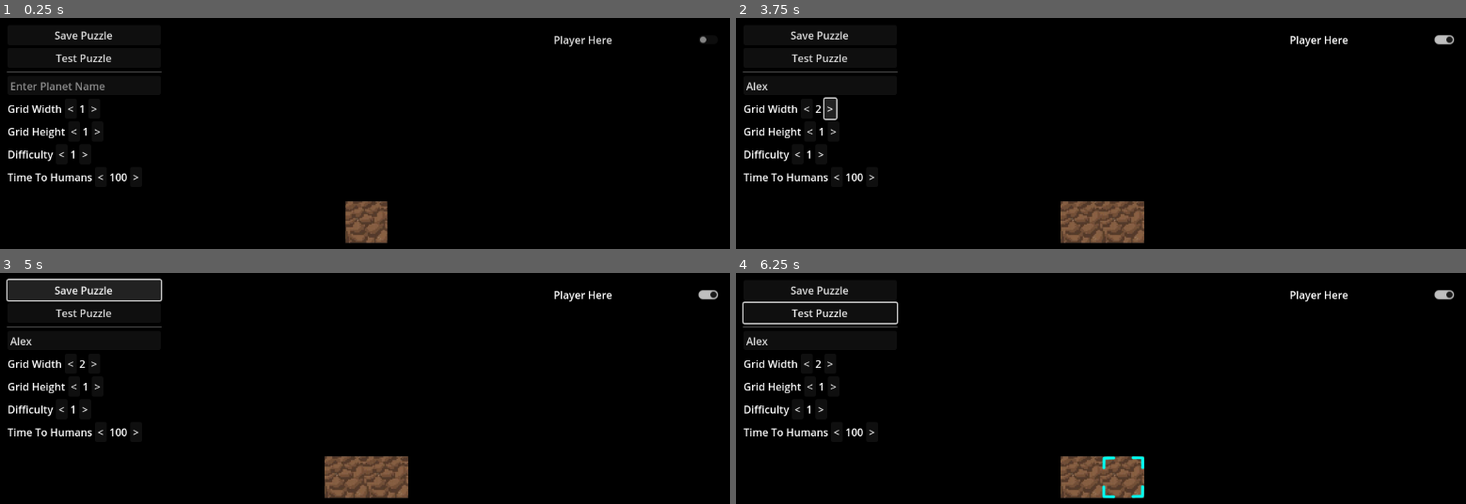
Above: before the commit, frames 1-4 (two rows, left to right).
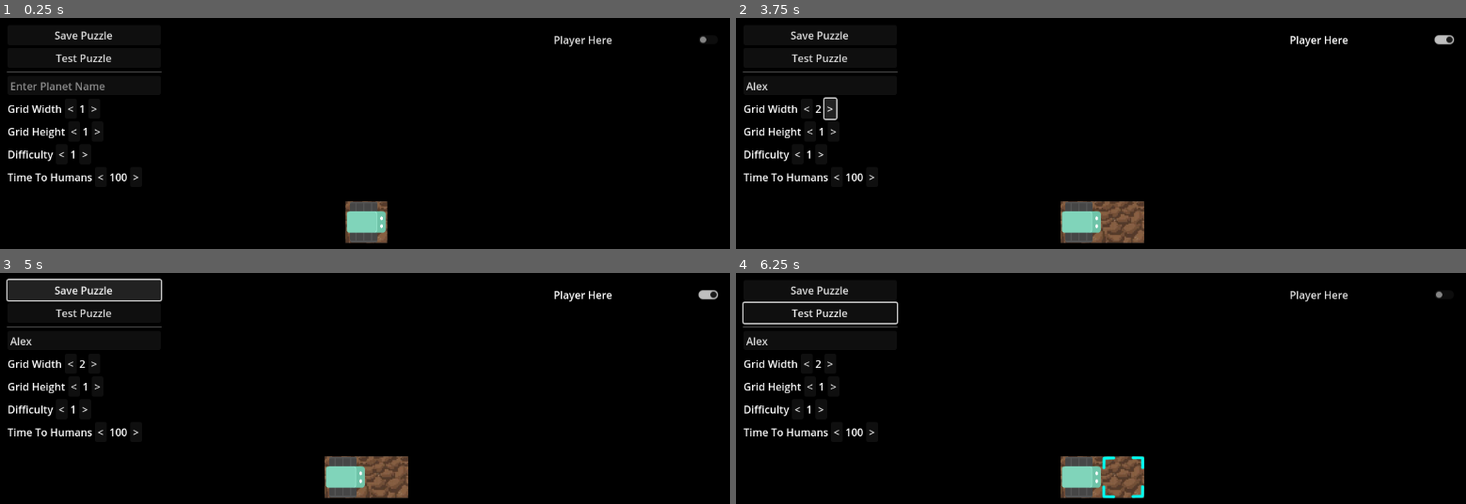
Above: after the commit, the same moments.

Repository: bardunbar/galway-game-jam-23
Game: Godot game, scene res://screens/puzzle_editor/puzzle_editor.tscn
Same seed, same stepped clock (60 frames per second), same inputs: the game is played once before the commit and once after it. This scene is started directly instead of the project's main scene.
Inputs (mouse positions are in pixels of both pictures, inside the frame that each line leads up to):
- Up to frame 1 (0.25 s): no input
- Up to frame 2 (3.75 s): click (823, 84) at 0.52 s; type "Alex" at 0.6 s; click "Player Here" at 1.25 s; click "Test Puzzle" at 2 s; click "<" at 2.75 s; click ">" at 3.5 s
- Up to frame 3 (5 s): click "Save Puzzle" at 4.25 s
- Up to frame 4 (6.25 s): move the mouse to (1079, 476) at 5.02 s; hold Right (move_right) 5.03-5.78 s; tap Ctrl (Action_2) at 5.1 s; click (1079, 476) at 5.17 s; move the mouse to (1122, 476) at 5.77 s; hold Down (move_down) from 5.78 s (still down); click (1122, 476) at 5.85 s

The runs differ from the first frame. In frame 1, 0.8% of the frame differs, in the area x 47-53%, y 79-98%; in frame 2, 0.8%; in frame 3, 0.8%; in frame 4, 0.9%, in the area x 44-99%, y 7-98%.
Error after the commit: Invalid access to property or key 'grid_position' on a base object of type 'Nil'. (res://screens/puzzle_editor/puzzle_editor.gd:76)

Commit message:
adding player location in editor

Diff:
--- a/project/screens/puzzle_editor/puzzle_editor.gd
+++ b/project/screens/puzzle_editor/puzzle_editor.gd
@@ -5,13 +5,18 @@
 @onready var grid:Grid = $Grid
 @onready var interface_layer: CanvasLayer = %InterfaceLayer
 @onready var camera:GameCamera = $Camera2D
+@onready var tile_options_container:VBoxContainer = $InterfaceLayer/TileOptionsContainer
+@onready var tile_options_grid:GridContainer = $InterfaceLayer/TileOptionsContainer/TileGrid
+@onready var player_sprite:Sprite2D = $PlayerLocation
+@onready var is_player_toggle:CheckButton = $InterfaceLayer/TileOptionsContainer/IsPlayer
 
 var planet_name: String = "Planet X"
 var grid_width: int = 1
 var grid_height: int = 1
 var difficulty: int = 1
 var time_until_humans: int = 100
-var last_hovered_tile: Tile
+var selected_tile: Tile
+var player_start_loc: Vector2 = Vector2(0, 0)
 
 func _on_test_button_pressed() -> void:
 	pass # Replace with function body.
@@ -22,18 +27,28 @@
 func _ready() -> void:
 	grid.build_grid(grid_width, grid_height)
 	camera.zoom_to_fit(grid.get_grid_tile_width(), grid.get_grid_tile_height())
-	grid.connect("on_mouse_entered_tile", _on_mouse_entered_tile)
+	grid.connect("on_mouse_entered_tile", _on_new_tile_selected)
+	#player_sprite.global_scale = Vector2(grid.tile_size, grid.tile_size)
+	_update_player_pos()
+	# Build Tile options grid
+
+func _update_player_pos():
+	var start_tile = grid.get_tile(player_start_loc.x, player_start_loc.y)
+	player_sprite.global_position = start_tile.global_position
 
 func _input(event: InputEvent) -> void:
 	if event.is_action_pressed("game_open_play_menu"):
 		interface_layer.add_child(play_menu.instantiate())
 		get_viewport().set_input_as_handled()
 
-func _on_mouse_entered_tile(tile: Tile):
-	if last_hovered_tile != null:
-		last_hovered_tile.highlight_tile(false)
-	last_hovered_tile = tile
+
+func _on_new_tile_selected(tile: Tile):
+	if selected_tile != null:
+		selected_tile.highlight_tile(false)
+	selected_tile = tile
 	tile.highlight_tile(true)
+	tile_options_container.visible = true
+	is_player_toggle.set_pressed_no_signal(player_start_loc == tile.grid_position)
 
 func _on_planet_name_text_submitted(new_text: String) -> void:
 	planet_name = new_text
@@ -41,11 +56,13 @@
 func _on_grid_width_value_changed(new_value: int) -> void:
 	grid_width = new_value
 	grid.build_grid(grid_width, grid_height)
+	_update_player_pos()
 	camera.zoom_to_fit(grid.get_grid_tile_width(), grid.get_grid_tile_height())
 
 func _on_grid_height_value_changed(new_value: int) -> void:
 	grid_height = new_value
 	grid.build_grid(grid_width, grid_height)
+	_update_player_pos()
 	camera.zoom_to_fit(grid.get_grid_tile_width(), grid.get_grid_tile_height())
 
 func _on_difficulty_value_changed(new_value: int) -> void:
@@ -53,3 +70,8 @@
 
 func _on_time_until_humans_value_changed(new_value: int) -> void:
 	time_until_humans = new_value
+
+func _on_is_player_toggled(toggled_on: bool) -> void:
+	if toggled_on:
+		player_start_loc = selected_tile.grid_position
+		_update_player_pos()
--- a/project/screens/puzzle_editor/puzzle_editor.tscn
+++ b/project/screens/puzzle_editor/puzzle_editor.tscn
@@ -1,9 +1,10 @@
-[gd_scene load_steps=5 format=3 uid="uid://cuxgy6siierjg"]
+[gd_scene load_steps=6 format=3 uid="uid://cuxgy6siierjg"]
 
 [ext_resource type="Script" uid="uid://1dxdas2un18v" path="res://screens/puzzle_editor/puzzle_editor.gd" id="1_pbx64"]
 [ext_resource type="PackedScene" uid="uid://dokrrfb2rfisg" path="res://screens/game/grid/grid.tscn" id="2_ajwto"]
 [ext_resource type="PackedScene" uid="uid://c43y5ruhaatip" path="res://screens/puzzle_editor/Widgets/Rotator.tscn" id="2_iyvlx"]
 [ext_resource type="Script" uid="uid://cu84ydqg74gso" path="res://screens/game/camera_2d.gd" id="3_ajwto"]
+[ext_resource type="Texture2D" uid="uid://dxu06wcr35n26" path="res://assets/textures/spritesheet_robotsTop.png" id="5_raffu"]
 
 [node name="PuzzleEditor" type="Node2D"]
 script = ExtResource("1_pbx64")
@@ -79,7 +80,7 @@
 [node name="TileGrid" type="GridContainer" parent="InterfaceLayer/TileOptionsContainer"]
 layout_mode = 2
 
-[node name="CheckButton" type="CheckButton" parent="InterfaceLayer/TileOptionsContainer"]
+[node name="IsPlayer" type="CheckButton" parent="InterfaceLayer/TileOptionsContainer"]
 layout_mode = 2
 text = "Player Here"
 
@@ -89,6 +90,12 @@
 position_smoothing_enabled = true
 script = ExtResource("3_ajwto")
 
+[node name="PlayerLocation" type="Sprite2D" parent="."]
+scale = Vector2(0.4, 0.4)
+texture = ExtResource("5_raffu")
+region_enabled = true
+region_rect = Rect2(0, 0, 150, 156)
+
 [connection signal="pressed" from="InterfaceLayer/VBoxContainer/SaveButton" to="." method="_on_save_button_pressed"]
 [connection signal="pressed" from="InterfaceLayer/VBoxContainer/TestButton" to="." method="_on_test_button_pressed"]
 [connection signal="text_submitted" from="InterfaceLayer/VBoxContainer/PlanetName" to="." method="_on_planet_name_text_submitted"]
@@ -96,3 +103,4 @@
 [connection signal="on_value_changed" from="InterfaceLayer/VBoxContainer/GridHeight" to="." method="_on_grid_height_value_changed"]
 [connection signal="on_value_changed" from="InterfaceLayer/VBoxContainer/Difficulty" to="." method="_on_difficulty_value_changed"]
 [connection signal="on_value_changed" from="InterfaceLayer/VBoxContainer/TimeUntilHumans" to="." method="_on_time_until_humans_value_changed"]
+[connection signal="toggled" from="InterfaceLayer/TileOptionsContainer/IsPlayer" to="." method="_on_is_player_toggled"]
